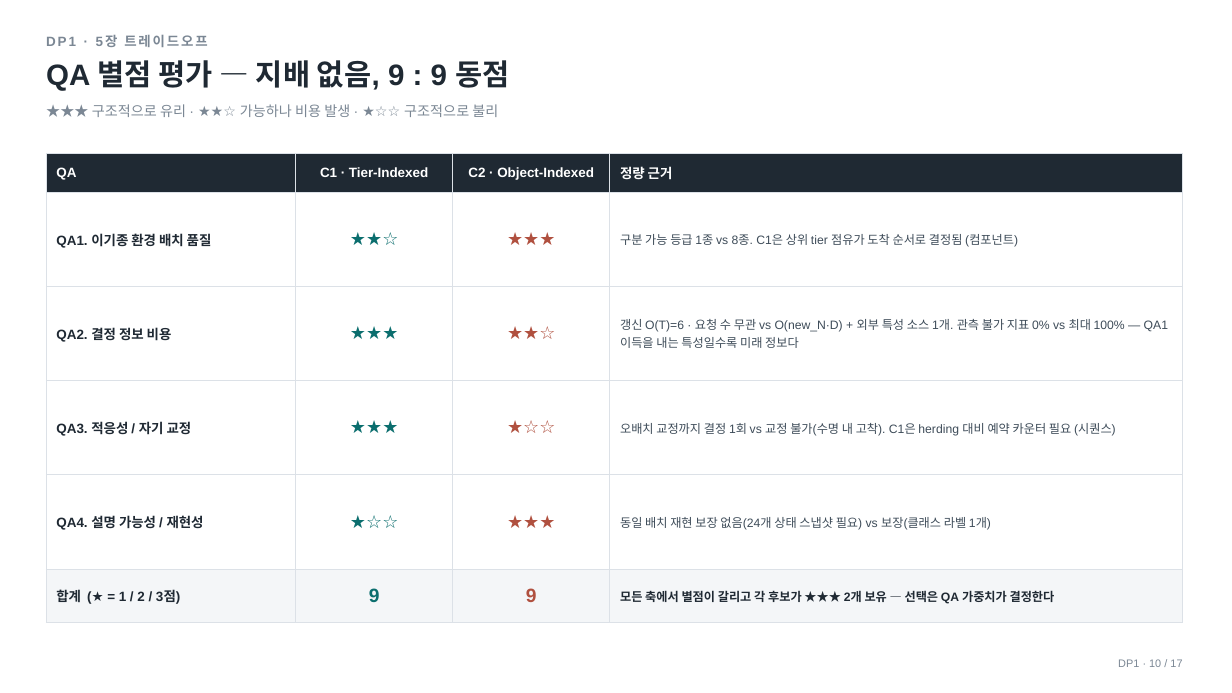
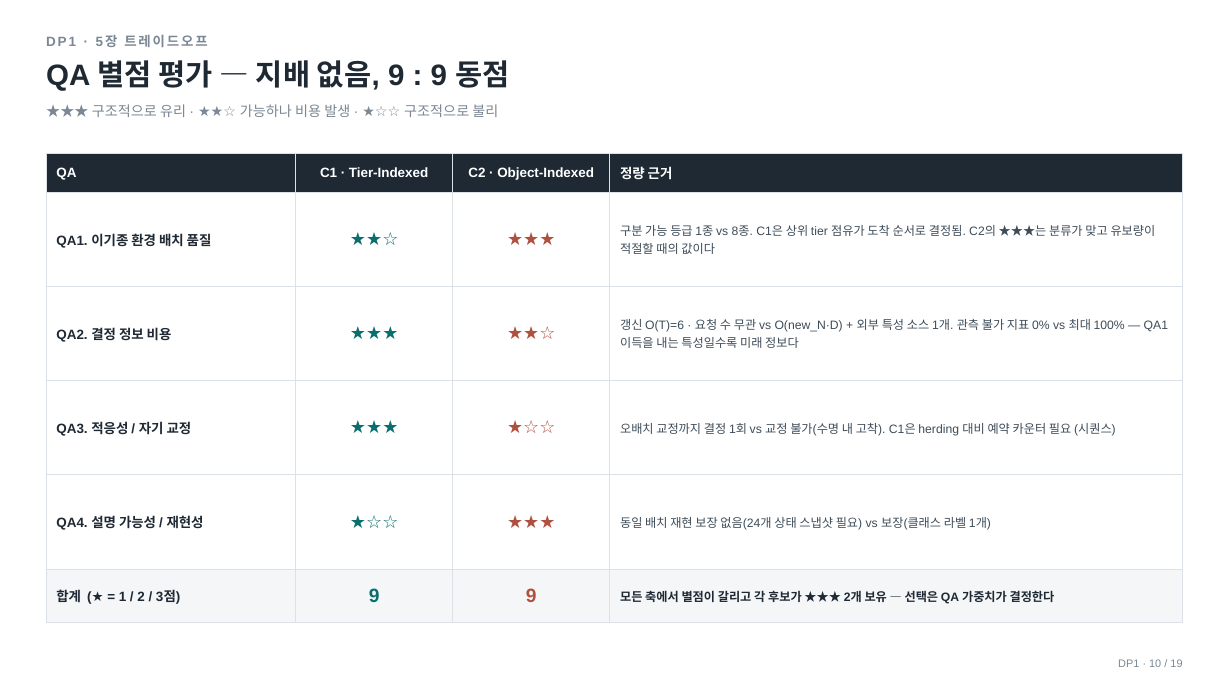
Before and after one commit to mkim0628/vllm, a slide deck: slide 11 of doc-mk/ppt/vllm-dp1-full.pptx. Drawn at 1232x693 pixels with LibreOffice and Linux fonts; fonts in the diff are those of the drawing. Boxes give left, top, right and bottom in pixels: in the first picture for what was removed or moved away, otherwise in the second. Text is boxed around its words. In the diff, an @@ line names an element or a change of style, - is before the commit and + after.

```diff
--- a/doc-mk/ppt/vllm-dp1-full.pptx
+++ b/doc-mk/ppt/vllm-dp1-full.pptx
@@ table at [46,153,1183,608] @@
-row 2, column 4: 구분 가능 등급 1종 vs 8종. C1은 상위 tier 점유가 도착 순서로 결정됨 (컴포넌트)
+row 2, column 4: 구분 가능 등급 1종 vs 8종. C1은 상위 tier 점유가 도착 순서로 결정됨. C2의 ★★★는 분류가 맞고 유보량이 적절할 때의 값이다
@@ text at [1118,659,1182,667]: text changed @@
-DP1 · 10 / 17
+DP1 · 10 / 19
```
Also in this commit, not shown: 14 other slides changed, 2 slides added, 5 other files.
